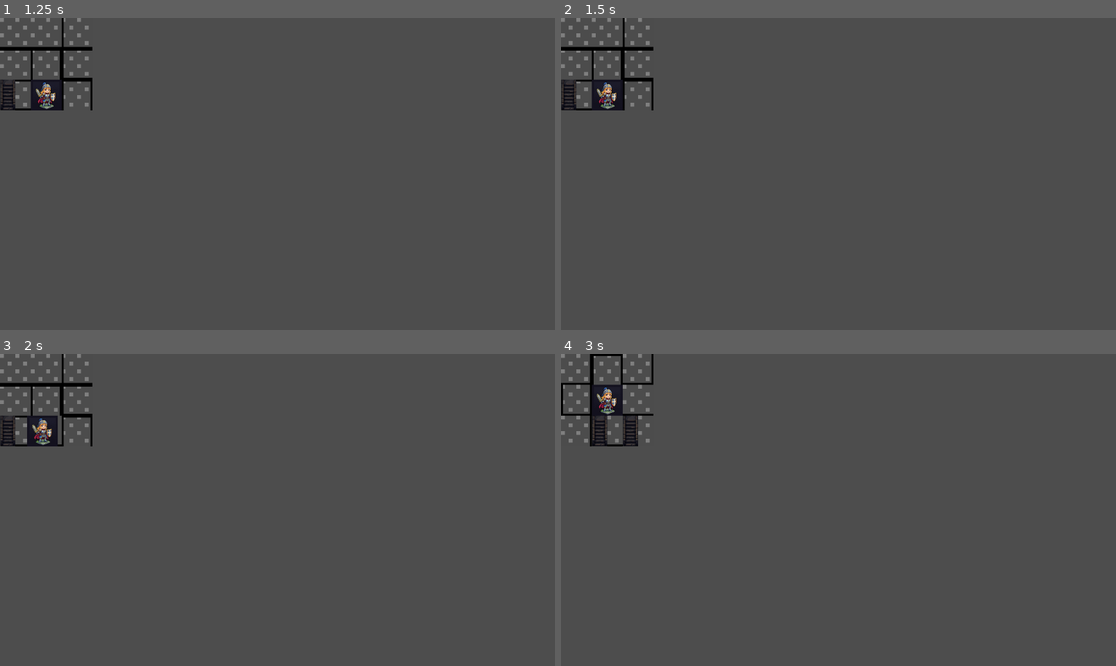
Above: before the commit, frames 1-4 (two rows, left to right).
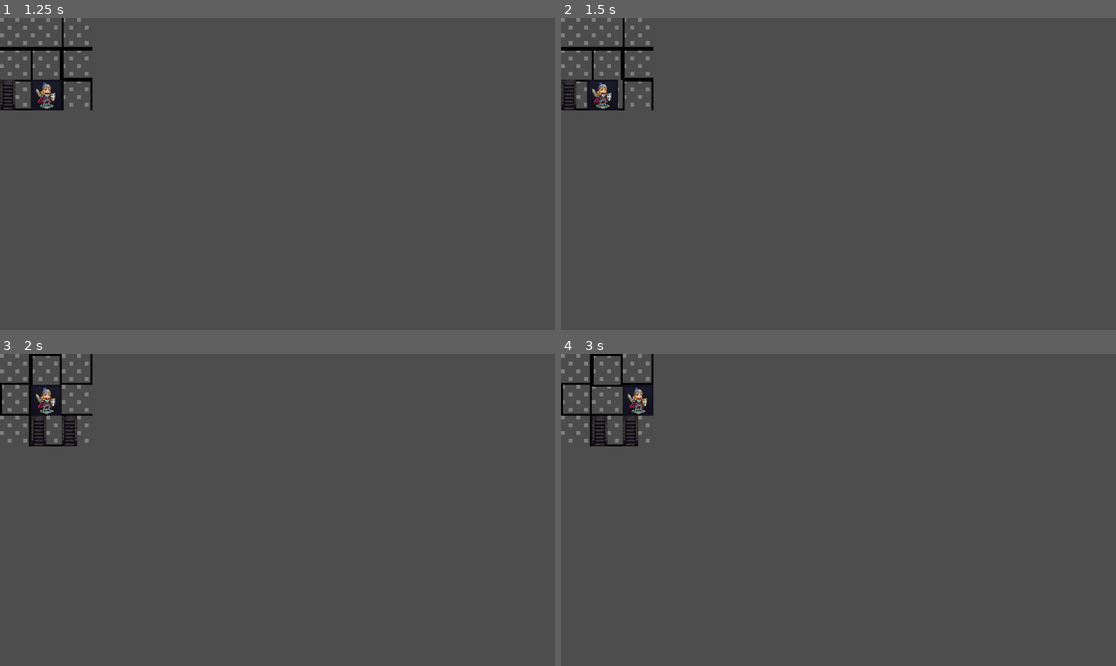
Above: after the commit, the same moments.

Repository: cutopia/paladin_dungeon
Game: Godot game, scene res://main.tscn
Same seed, same stepped clock (60 frames per second), same inputs: the game is played once before the commit and once after it.
Inputs (mouse positions are in pixels of both pictures, inside the frame that each line leads up to):
- Up to frame 1 (1.25 s): tap Enter at 0.5 s; move the mouse to (399, 158) at 0.52 s; click (399, 158) at 0.67 s
- Up to frame 2 (1.5 s): tap Space at 1.25 s; move the mouse to (727, 189) at 1.27 s; click (727, 189) at 1.42 s
- Up to frame 3 (2 s): no input
- Up to frame 4 (3 s): move the mouse to (894, 441) at 2.02 s; click (894, 441) at 2.17 s; move the mouse to (810, 572) at 2.77 s; click (810, 572) at 2.92 s

Frame 1 is identical in both runs. In frame 2, 0.4% of the frame differs, in the area x 4-12%, y 19-30%; in frame 3, 2.0%, in the area x 0-17%, y 0-30%; in frame 4, 1.0%.

Commit message:
movement bug fixed

Diff:
--- a/scenes/Paladin.gd
+++ b/scenes/Paladin.gd
@@ -40,14 +40,36 @@
 	if not current_room:
 		return
 
-	# Get available exits from current room
+	# Get available exits from current room (only those that lead to valid neighbors)
 	var exits = []
 	for dir in [ExitDirection.NORTH, ExitDirection.SOUTH, ExitDirection.EAST, ExitDirection.WEST]:
-		if current_room.has_exit(dir):
-			exits.append(dir)
+		if not current_room.has_exit(dir):
+			continue
+
+		# Check if neighbor exists
+		var next_pos = dungeon_grid.get_neighbor_position(current_room.position, dir)
+		if not next_pos:
+			continue
+
+		var nx = int(next_pos.x / dungeon_grid.ROOM_SIZE)
+		var ny = int(next_pos.y / dungeon_grid.ROOM_SIZE)
+
+		if not dungeon_grid.is_valid_grid_position(nx, ny):
+			continue
+
+		var target_node = dungeon_grid.get_room(nx, ny)
+		if not target_node:
+			continue
+
+		# Check if target has matching exit
+		var opposite_dir = get_opposite_direction(dir)
+		if not target_node.has_exit(opposite_dir):
+			continue
+
+		exits.append(dir)
 
 	if exits.is_empty():
-		print("No exits available in current room")
+		print("No valid exits available in current room after checking neighbors")
 		await get_tree().create_timer(1.0).timeout
 		move_to_next_room()
 		return
@@ -55,31 +77,12 @@
 	# Pick a random exit direction
 	var dir = exits[randi_range(0, exits.size()-1)]
 
-	# Get the target room position and node
+	# Get the target room position and node (already computed in loop above)
 	var next_pos = dungeon_grid.get_neighbor_position(current_room.position, dir)
-	if not next_pos:
-		print("No valid neighbor in direction: ", dir)
-		await get_tree().create_timer(0.5).timeout
-		move_to_next_room()
-		return
-
 	var nx = int(next_pos.x / dungeon_grid.ROOM_SIZE)
 	var ny = int(next_pos.y / dungeon_grid.ROOM_SIZE)
 
 	var target_node = dungeon_grid.get_room(nx, ny)
-	if not target_node:
-		print("Target room not found at: ", nx, ny)
-		await get_tree().create_timer(0.5).timeout
-		move_to_next_room()
-		return
-
-	# Check if the target room has a matching exit (connection is bidirectional)
-	var opposite_dir = get_opposite_direction(dir)
-	if not target_node.has_exit(opposite_dir):
-		print("Target room doesn't have exit in opposite direction: ", opposite_dir)
-		await get_tree().create_timer(0.5).timeout
-		move_to_next_room()
-		return
 
 	# Animate movement to the next room
 	var distance = current_room.position.distance_to(target_node.position)
